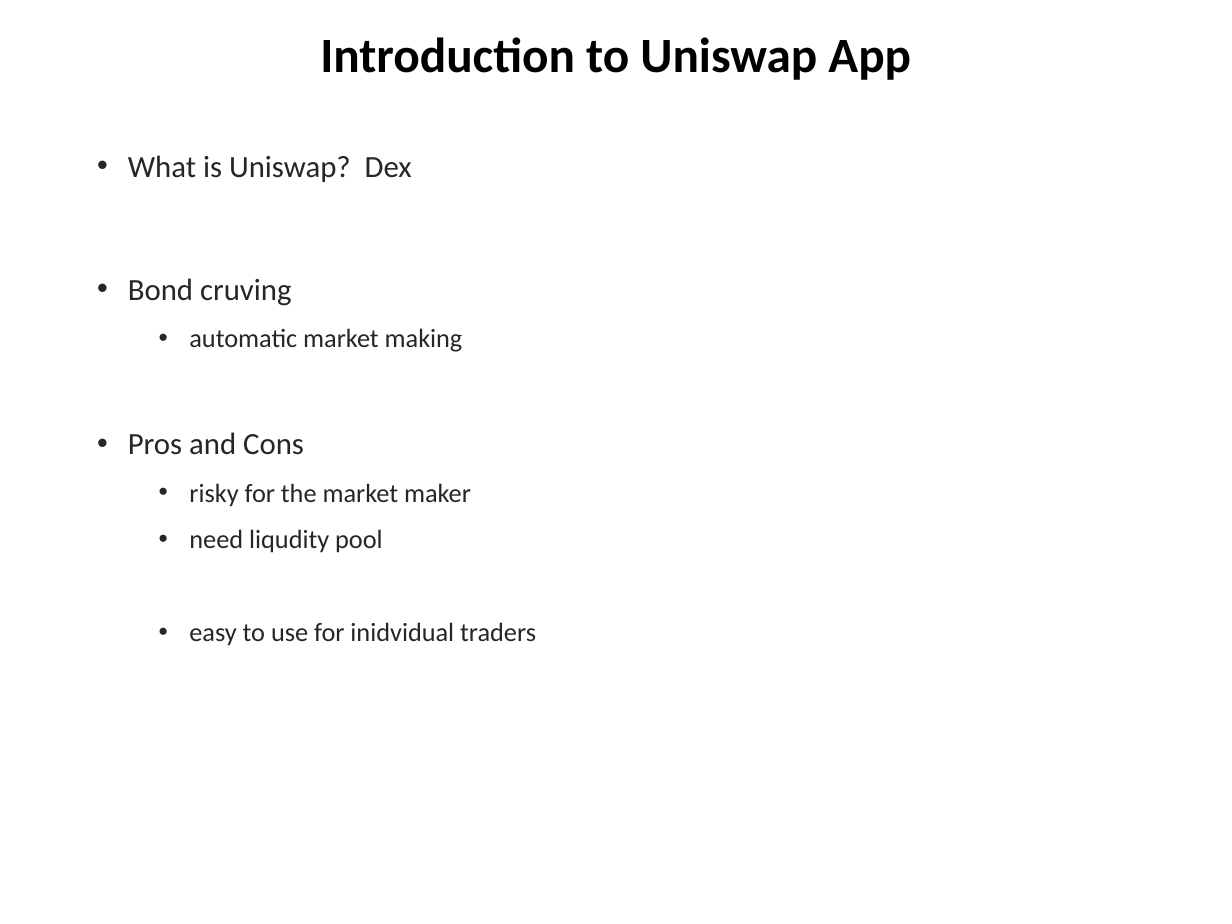
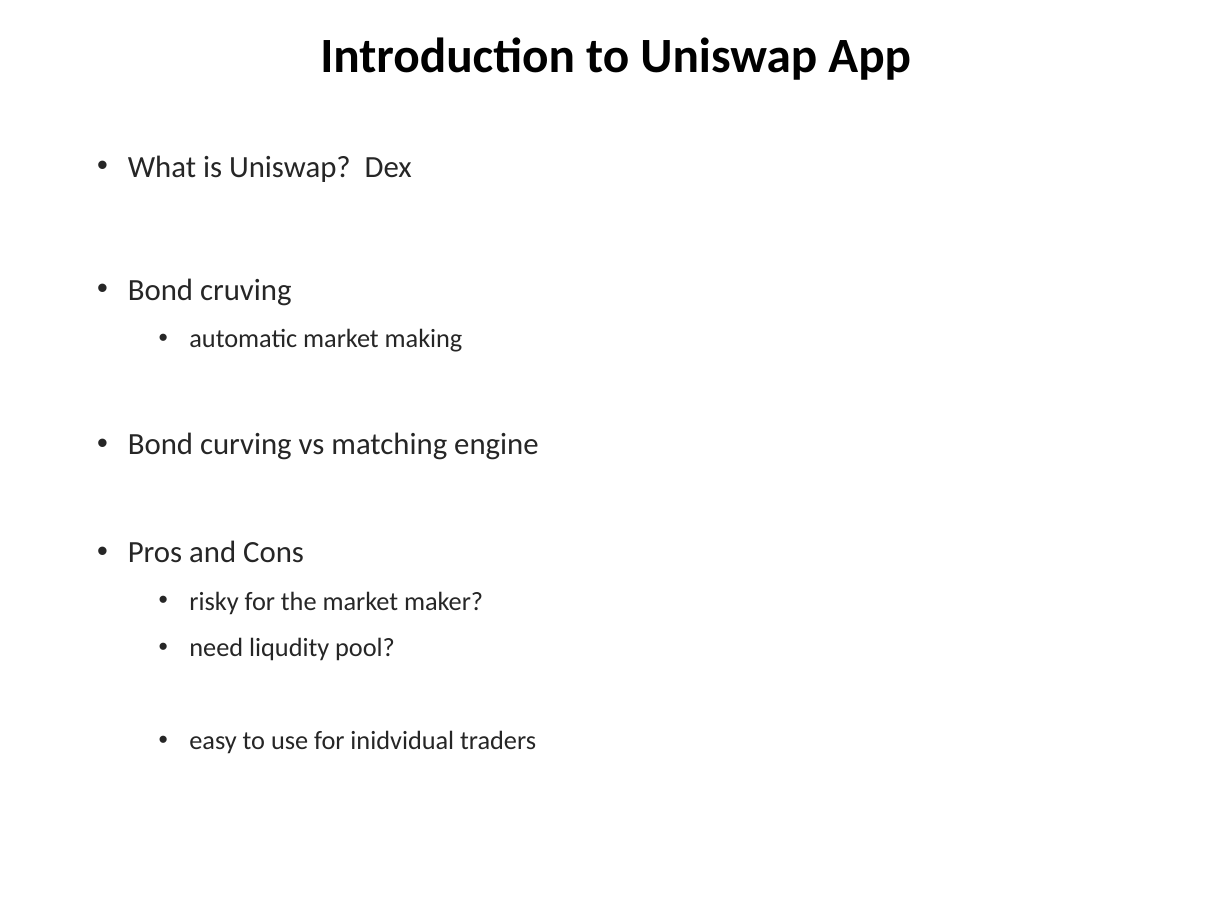
Before and after one commit to chuacw/SGUS-Slides, a slide deck: slide 3 of BCI - Batch2 - Day14 - DeFi 1.pptx. Drawn at 1232x924 pixels with LibreOffice and Linux fonts; fonts in the diff are those of the drawing. Boxes give left, top, right and bottom in pixels: in the first picture for what was removed or moved away, otherwise in the second. Text is boxed around its words. In the diff, an @@ line names an element or a change of style, - is before the commit and + after.

```diff
--- a/BCI - Batch2 - Day14 - DeFi 1.pptx
+++ b/BCI - Batch2 - Day14 - DeFi 1.pptx
@@ text at <box>128,432,538,460</box>: paragraph added @@
+• Bond curving vs matching engine
@@ text at <box>189,591,483,661</box>: text changed @@
-  • risky for the market maker
-  • need liqudity pool
+  • risky for the market maker?
+  • need liqudity pool?
```
Also in this commit, not shown: 1 other slide changed, 3 slides added, 1 slide removed, 3 other files.
